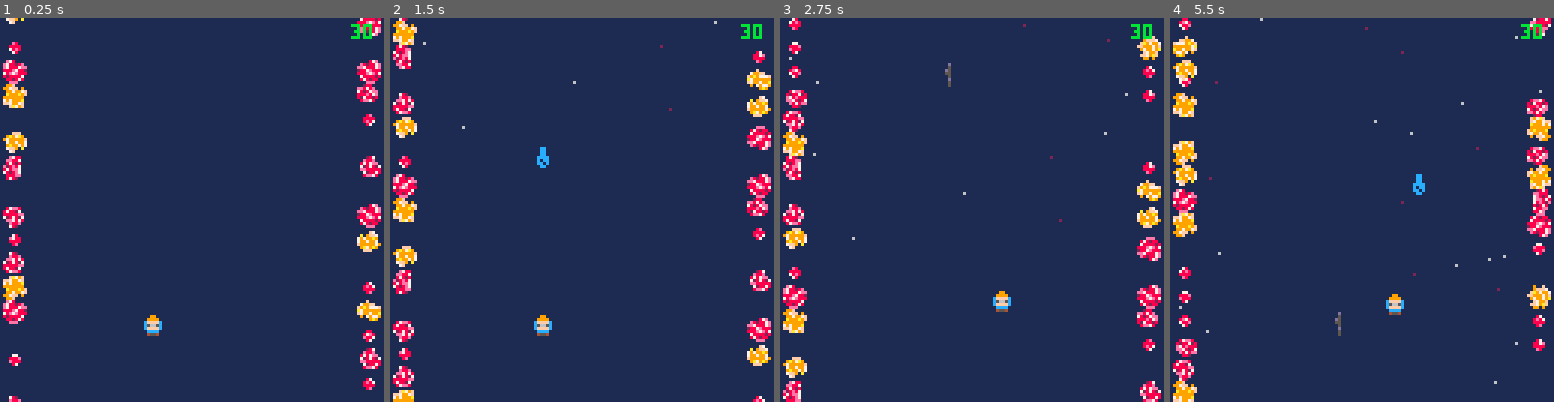
Above: before the commit, frames 1-4 (left to right).
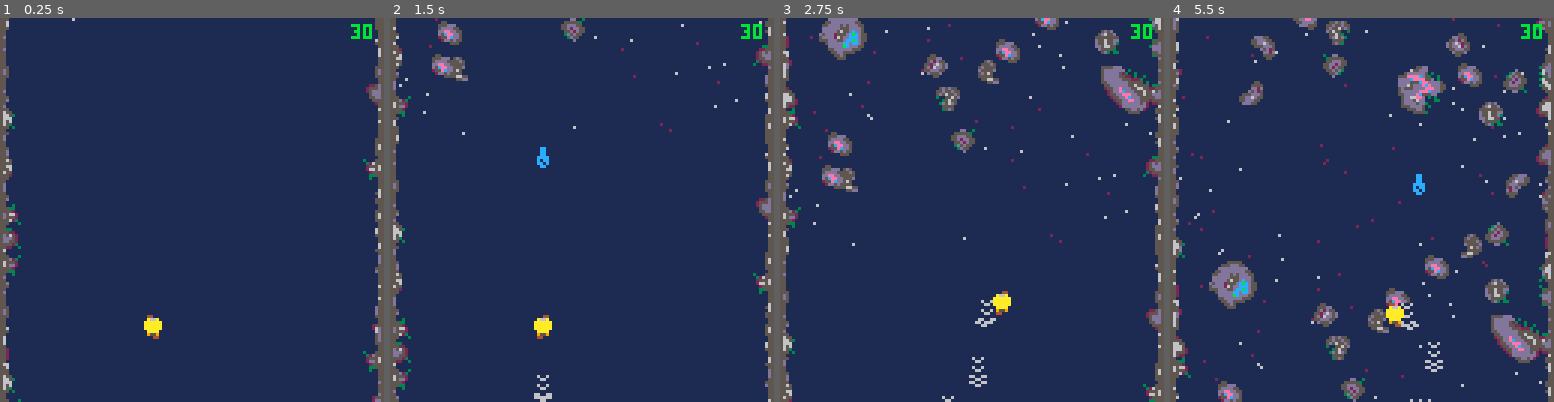
Above: after the commit, the same moments.

Repository: Mister-Oatbread/pico8_drg_game
Game: PICO-8 cartridge drg.p8
Same seed, same stepped clock (60 frames per second), same inputs: the game is played once before the commit and once after it.
Inputs:
- Up to frame 1 (0.25 s): no input
- Up to frame 2 (1.5 s): tap X (X key) at 0.33, 1.07 s; tap O (Z key) at 0.7 s
- Up to frame 3 (2.75 s): hold Right 1.6-2.1 s; tap O (Z key) at 1.7, 2.1, 2.5 s; tap X (X key) at 1.85 s; hold Up 2.15-2.42 s; hold Right from 2.47 s (still down)
- Up to frame 4 (5.5 s): tap O (Z key) every 0.4 s from 2.9 to 5.3 s; tap X (X key) at 2.97, 4.08, 5.2 s; release Right at 3.03 s; hold Left 3.08-3.58 s; hold Down 3.63-3.97 s; hold Right 4.02-4.68 s; hold Up 4.73-5.03 s; hold Left from 5.08 s (still down)

The runs differ from the first frame. In frame 1, 8.3% of the frame differs, in the area x 0-100%, y 0-100%; in frame 2, 10%; in frame 3, 14%; in frame 4, 18%.

Commit message:
obstacles work again, found bug where drills can mine resources even if empty

Diff:
--- a/build.lua
+++ b/build.lua
@@ -1,5 +1,3 @@
-function terrain_collisions()
-end
 function bottom_grunt(x,y)
 local frame=rnd(20)
 local up_down_frame=rnd(20)
@@ -529,58 +527,32 @@
 is_alive=is_alive,
 }
 end
-function new_drilled_ground()
-local list = new_entity_container()
-local function spawn(x,y)
-list.add({x=x,y=y})
-end
-local function update()
-if game_status=="playing" then
-for i=list.size(),1,-1 do
-list.get(i).y+=1
-if list.get(i).y>=230 then
-list.deletei(i)
-end
-end
-end
-end
-local function draw()
-for i=1,list.size() do
-spr(183,list.get(i).x,list.get(i).y)
-end
-end
-return {
-spawn=spawn,
-update=update,
-draw=draw,
-}
-end
 function new_entity_container()
-local list={}
+local entities={}
 local function add_entity(entity)
-add(list,entity)
-end
-local function get_list(i)
-return list[i]
+add(entities,entity)
+end
+local function get_entities(i)
+return entities[i]
 end
 local function delete_entity(entity)
-del(list,entity)
+del(entities,entity)
 end
 local function deletei_entity(i)
-deli(list,i)
-end
-local function size_list()
-return #list
+deli(entities,i)
+end
+local function size_entities()
+return #entities
 end
 local function replace_entity(i,new_entity)
-list[i]=new_entity
+entities[i]=new_entity
 end
 return {
 add=add_entity,
-get=get_list,
+get=get_entities,
 delete=delete_entity,
 deletei=deletei_entity,
-size=size_list,
+size=size_entities,
 replace=replace_entity,
 }
 end
@@ -1027,7 +999,6 @@
 function _init()
 player=new_player()
 projectiles=new_projectiles()
-drilled_ground=new_drilled_ground()
 resources=new_resources()
 map=new_map()
 game_logic=new_game_logic()
@@ -1038,17 +1009,22 @@
 points=0
 resource_spawn_rate=.01
 game_status="playing"
-resource_spawn_ratios = {
-1,
-1,
-1,
-}
-resource_spawn_probs = get_cum_probs(resource_spawn_ratios)
+resource_spawn_ratios={
+1,
+1,
+1,
+}
+obstacle_spawn_rate=.2
+obstacle_spawn_ratios={
+15,
+1,
+}
+obstacle_spawn_probs=get_cum_probs(obstacle_spawn_ratios)
+resource_spawn_probs=get_cum_probs(resource_spawn_ratios)
 performance_monitor.reset_cpu_load()
 projectiles.update()
 resources.update()
 map.update()
-drilled_ground.update()
 player.update()
 game_logic.update()
 performance_monitor.register_load()
@@ -1058,7 +1034,8 @@
 camera(101,101)
 map.draw_terrain()
 map.draw_wall()
-drilled_ground.draw()
+map.draw_obstacles()
+map.draw_drilled_ground()
 resources.draw()
 projectiles.draw()
 player.draw()
@@ -1068,7 +1045,7 @@
 end
 function new_map()
 local function create_wall(x,y)
-local sprite=136+flr(rnd(4))+16*flr(rnd(4))
+local sprite=64+flr(rnd(4))+16*flr(rnd(4))
 return {
 sprite=sprite,
 x=x,
@@ -1082,6 +1059,8 @@
 local terrain=new_entity_container()
 local walls=new_entity_container()
 local super_walls=new_entity_container()
+local drilled_ground=new_entity_container()
+local obstacles=new_entity_container()
 for x=102,220,118 do
 for y=91,228,8 do
 walls.add(create_wall(x,y))
@@ -1100,6 +1079,28 @@
 color=color,
 x=x,
 y=94,
+}
+end
+local function spawn_drilled_ground(x,y)
+drilled_ground.add({x=x,y=y})
+end
+local function spawn_obstacle(x,y)
+local sprite,sprites,size
+if rnd(1)<obstacle_spawn_probs[1] then
+sprites={68,69,70,71,84,85,86,87,100,101,116,117}
+size=1
+else
+sprites={72,74,102,104,106}
+size=2
+end
+sprite=sprites[flr(rnd(#sprites))+1]
+return {
+sprite=sprite,
+x=x,
+y=y,
+size=size,
+x_flip=rnd(2)<1,
+y_flip=rnd(2)<1,
 }
 end
 local function update()
@@ -1119,8 +1120,23 @@
 terrain.deletei(i)
 end
 end
-if rnd()<.2 then
+for i=drilled_ground.size(),1,-1 do
+drilled_ground.get(i).y+=1
+if drilled_ground.get(i).y>=230 then
+drilled_ground.deletei(i)
+end
+end
+if rnd()<.8 then
 terrain.add(spawn_pebble())
+end
+for i=obstacles.size(),1,-1 do
+obstacles.get(i).y+=1;
+if obstacles.get(i).y>=230 then
+obstacles.deletei(i)
+end
+end
+if rnd()<obstacle_spawn_rate then
+obstacles.add(spawn_obstacle(flr(rnd(120))+101,81))
 end
 end
 end
@@ -1144,7 +1160,7 @@
 local function draw_super_wall()
 for i=1,super_walls.size() do
 spr(
-167,
+61,
 super_walls.get(i).x,
 super_walls.get(i).y,
 1,1,false,false
@@ -1158,64 +1174,34 @@
 pset(terrain_piece.x,terrain_piece.y,terrain_piece.color)
 end
 end
+local function draw_drilled_ground()
+for i=1,drilled_ground.size() do
+spr(52,drilled_ground.get(i).x,drilled_ground.get(i).y)
+end
+end
+local function draw_obstacles()
+local obstacle
+for i=1,obstacles.size() do
+obstacle=obstacles.get(i)
+spr(
+obstacle.sprite,
+obstacle.x,
+obstacle.y,
+obstacle.size,
+obstacle.size,
+obstacle.x_flip,
+obstacle.y_flip
+)
+end
+end
 return {
 update=update,
 draw_wall=draw_wall,
 draw_super_wall=draw_super_wall,
 draw_terrain=draw_terrain,
-}
-end
-function new_obstacles()
-local list={}
-local sprites_small={67,68,83,84,99,100,115,116}
-local sprites_big={69,71,101,103}
-local function spawn(x,y)
-local sprite,sprites,size
-if rnd(1)<obstacle_spawn_probs[1] then
-sprites=sprites_small
-size=1
-else
-sprites=sprites_big
-size=2
-end
-sprite=sprites[flr(rnd(#sprites))+1]
-return {
-sprite=sprite,
-x=x,
-y=y,
-size=size,
-x_flip=rnd(2)<1,
-y_flip=rnd(2)<1,
-}
-end
-local function update()
-if game_status=="playing" then
-for i=#list,1,-1 do
-list[i].y+=1;
-if list[i].y>=230 then
-deli(list,i)
-end
-end
-if rnd(1)<obstacle_spawn_rate then
-add(list,spawn(flr(rnd(120))+101,81))
-end
-end
-end
-local function draw()
-local sprite,x,y,size,x_flip,y_flip
-for i=1,#list do
-sprite=list[i].sprite
-x=list[i].x
-y=list[i].y
-size=list[i].size
-x_flip=list[i].x_flip
-y_flip=list[i].y_flip
-spr(sprite,x,y,size,size,x_flip,y_flip)
-end
-end
-return {
-update=update,
-draw=draw,
+draw_drilled_ground=draw_drilled_ground,
+draw_obstacles=draw_obstacles,
+spawn_drilled_ground=spawn_drilled_ground,
 }
 end
 function new_performance_monitor()
@@ -1330,10 +1316,13 @@
 end
 end
 end
+local function mine()
+return true
+end
 local function drill()
 local sound
 if (fuel>0) then
-drilled_ground.spawn(x,y-1)
+map.spawn_drilled_ground(x,y-2)
 fuel-=1
 end
 end
@@ -1449,8 +1438,20 @@
 end
 if player.health <= 0 then game_status = "end_screen" end
 end
+local function draw_gun()
+pset(x+6,y,5)
+pset(x+6,y+1,5)
+end
+local function draw_drills()
+pset(x+6,y,5)
+pset(x+6,y+1,5)
+pset(x+5,y,5)
+pset(x+2,y,5)
+pset(x+1,y,5)
+pset(x+1,y+1,5)
+end
 local function update_player_animation()
-local moving,x_flip,sprinting
+local moving,x_flip
 if game_status=="playing" then
 moving=(not is.moving.down
 or is.moving.left or is.moving.right)
@@ -1458,24 +1459,17 @@
 moving=(is.moving.down or is.moving.up
 or is.moving.left or is.moving.right)
 end
-sprinting=game_status=="playing" and is.moving.up
-local sprite=49
+local sprite=48
+local speed=1
+if game_status=="playing" and is.moving.up then speed=2 end
 if moving then sprite+=1 end
-if is.shooting then sprite+=2 end
-if is.drilling then sprite+=5 end
-use_alt_sprite=moving_frame>=8
-moving_frame=(moving_frame+1)%16
-if sprinting then moving_frame=(moving_frame+1)%16 end
-if moving then
-if is.shooting then
-x_flip=false
-if use_alt_sprite then sprite+=1 end
-else
-x_flip=use_alt_sprite
-end
-end
-if is_hit then current_sprite-=16 end
+x_flip=moving_frame>=8
+moving_frame=(moving_frame+speed)%16
+if is_hit then pal(8,10) end
 spr(sprite,x,y,1,1,x_flip,false)
+pal()
+if is.shooting then draw_gun() end
+if is.drilling then draw_drills() end
 end
 local function draw()
 update_player_animation()
@@ -1787,22 +1781,22 @@
 function new_resources()
 local list=new_entity_container()
 local function create(x,y)
-local sprite,sprites,hitbox,res_type
+local sprite,sprites,hitbox,res_type,start_sprite
 local decision=rnd(1)
 if decision<resource_spawn_probs[1] then
-sprites={64,80,96,112}
+start_sprite=136
 hitbox={x={3,6},y={3,6}}
 res_type="red_sugar"
 elseif decision<resource_spawn_probs[2] then
-sprites={65,81,97,113}
+start_sprite=152
 hitbox={x={1,8},y={1,8}}
 res_type="nitra"
 else
-sprites={66,82,98,114}
+start_sprite=168
 hitbox={x={1,8},y={1,8}}
 res_type="gold"
 end
-sprite=sprites[flr(rnd(#sprites))+1]
+sprite=start_sprite+flr(rnd(4))
 return {
 sprite=sprite,
 x=x,
--- a/drg.p8
+++ b/drg.p8
@@ -19,14 +19,14 @@
 000000007704407000233200000000033000000000000000000030000b00b00b0b0000b0000bb0b0b00bb0000000000000000000000000000ffffff000787000
 00000000002442070000000000000000000000000000000000000000bb000bbbb000bbb0000b0000b000b00000000000000000000000000000cffc0000070000
 000000000004400000000000000000000000000000000000000000000bbbbbb0bbbb0000000b0000b000b0000000000000000000000000000000000000000000
-00000000004400000009900000499000099999900000000000000000bbbb00000000000000000000000000000000000000000000000000000077000000077000
+00000000004400000009900000d99000099999900000000000000000bbbb00000000000000000000000000000000000000000000000000000077000000077000
 00ffff0000ffff000098890000988900999a99990000000000000000000000000000000000000000000000000000000000000000000000000799700007755700
 03ffff3003ffff300486684004866840999999990000000000000000000000000000000000000033300000000000003330000000000000007999970073357000
 035ff530035ff53004888840048888409a9999a90000000000000000000000000000000000000333330000000000033333000000000000007666670073337000
-0355553003555530046886400468864099999999000000000000000000000000000000000000b33333b000000000b33333b0000000000000766667007b337000
+0355553003555530048888400488884099999999000000000000000000000000000000000000b33333b000000000b33333b0000000000000766667007b337000
 003333000033330000444400004444009999999900000000000000000000000000000000007bb33333bb7000000b7333337b0000000000007666670073b37000
 00655600006556000065560000655600999a99990000000000000000000000000000000006677333337766000006677377660000000000000777700007770000
-0000000000004400000000000000440009999990000000000000000000000000000000000006663336660000000bb66366bb0000000000000000000000000000
+0000000000004400000000000000dd0009999990000000000000000000000000000000000006663336660000000bb66366bb0000000000000000000000000000
 00000000004400000009900000d99000016116100111111000000000000000000000000000007733377000000000773337700000555500000077700007777700
 00a66a0000a66a000099990000999900011661100111111000000000000000000000000000776663666770000007666366670000555500000799970077777770
 0aaaaaa00aaaaaa00cffffc00cffffc00111111000000000000000000000000000000000076600333006670000660033300660005555000079a9a97007777700
@@ -99,14 +99,14 @@
 0000000000000000e2e200000c0bcc000eeeeec008808800000000000000000000087000878827000997997f000000000776666000777600000000000ccccccc
 0000000000000000002e00e20c00c000000eeee000008888000000000000000000000000087ee800997ff090000000000077770000000000000000000ceecec0
 00000000000000000000002e0cccb0000000ce000000008800000000000000000000000000000000099f000000000000000000000000000000000000000cce00
-0002c20000233320002aaa2000292000028888820000000000000000000000000000000000000000000000000000000000000000000000000000000000000000
-002cc2000232023202a202a200292000028200000000000000000000000000000000000000000000000000000000000000000000000000000000000000000000
-02c2c20000000232000002a202920000028200000000000000000000009999999999999999999999999999999000000999999999999999999999999999990000
-0002c200000002320002aa2002922920002888200000000000000000009aaaaaaa9aaaaaaa9aaaaaa9aaaaaa90000009aaaaaa9aaaaaa9aaaaaa9aa99aa90000
-0002c20000002320000002a202999992000002820000000000000000049aaaaaaa9aaaaaaa9aaaaaa9aaaaaa94444449aaaaaa9aaaaaa9aaaaaa9aa99aa94400
-0002c20000023200000002a200002920000002820000000000000000049aaa99aa9aa999999aa99999aa99aa94444449aa99aa9aa99aa9aa99aa9aa9aa994400
-0002c2000023200002a202a2000029200282028200000000000000000499aa99aa9aa999999aa99999aa99aa94444449aa99aa9aa99aa9aa99999aa9aa994400
-02ccccc202333332002aaa20000029200028882000000000000000000449aa99aa9aaaaaaa9aaaaaa9aa9aaa94444449aa9aaa9aa99aa9aa99999aaaaaa94400
+0006c60000633360006aaa6000696000068888860000000000000000000000000000000000000000000000000000000000000000000000000000000000000000
+006cc6000636063606a606a600696000068600000000000000000000000000000000000000000000000000000000000000000000000000000000000000000000
+06c6c60000000636000006a606960000068600000000000000000000009999999999999999999999999999999000000999999999999999999999999999990000
+0006c600000006360006aa6006966960006888600000000000000000009aaaaaaa9aaaaaaa9aaaaaa9aaaaaa90000009aaaaaa9aaaaaa9aaaaaa9aa99aa90000
+0006c60000006360000006a606999996000006860000000000000000049aaaaaaa9aaaaaaa9aaaaaa9aaaaaa94444449aaaaaa9aaaaaa9aaaaaa9aa99aa94400
+0006c60000063600000006a600006960000006860000000000000000049aaa99aa9aa999999aa99999aa99aa94444449aa99aa9aa99aa9aa99aa9aa9aa994400
+0006c6000063600006a606a6000069600686068600000000000000000499aa99aa9aa999999aa99999aa99aa94444449aa99aa9aa99aa9aa99999aa9aa994400
+06ccccc606333336006aaa60000069600068886000000000000000000449aa99aa9aaaaaaa9aaaaaa9aa9aaa94444449aa9aaa9aa99aa9aa99999aaaaaa94400
 755555555544555555575545555555555555555700000000000000000449aa99aa9aaaaaaa9aaaaaa9aa9aaa94444449aa9aaa9aa99aa9aa99999aaaaaa94400
 7775757554ff457775777544457757775777577700000000000000000449aa99aa9aa999999aa99999aa999994444449aa9aa99aa99aa9aa99999aa99aa94400
 7575757554ff45557557554f457557575557575700000000000000000449aa99aa9aa999999aa99999aa944444444449aa9aaa9aa99aa9aa99aa9aa99aa94400
--- a/src/collisions.lua
+++ /dev/null
@@ -1,11 +0,0 @@
-
-
--- this file provides collision handling between the player and other stuff
-
--- this function calculates the player collision points based on the current
--- player position
-function terrain_collisions()
-
-
-    -- checks whether the terrain colors are intercepting
-end
--- a/src/drilled_ground.lua
+++ /dev/null
@@ -1,32 +0,0 @@
-
-
-function new_drilled_ground()
-    local list = new_entity_container()
-
-    local function spawn(x,y)
-        list.add({x=x,y=y})
-    end
-
-    local function update()
-        if game_status=="playing" then
-            for i=list.size(),1,-1 do
-                list.get(i).y+=1
-                if list.get(i).y>=230 then
-                    list.deletei(i)
-                end
-            end
-        end
-    end
-
-    local function draw()
-        for i=1,list.size() do
-            spr(183,list.get(i).x,list.get(i).y)
-        end
-    end
-
-    return {
-        spawn=spawn,
-        update=update,
-        draw=draw,
-    }
-end
--- a/src/entity_container.lua
+++ b/src/entity_container.lua
@@ -3,38 +3,38 @@
 -- framework that allows to expose basic operations on entity register
 -- of any closure
 function new_entity_container()
-    local list={}
+    local entities={}
 
     local function add_entity(entity)
-        add(list,entity)
+        add(entities,entity)
     end
 
-    local function get_list(i)
-        return list[i]
+    local function get_entities(i)
+        return entities[i]
     end
 
     local function delete_entity(entity)
-        del(list,entity)
+        del(entities,entity)
     end
 
     local function deletei_entity(i)
-        deli(list,i)
+        deli(entities,i)
     end
 
-    local function size_list()
-        return #list
+    local function size_entities()
+        return #entities
     end
 
     local function replace_entity(i,new_entity)
-        list[i]=new_entity
+        entities[i]=new_entity
     end
 
     return {
         add=add_entity,
-        get=get_list,
+        get=get_entities,
         delete=delete_entity,
         deletei=deletei_entity,
-        size=size_list,
+        size=size_entities,
         replace=replace_entity,
     }
 end
--- a/src/main.lua
+++ b/src/main.lua
@@ -3,7 +3,6 @@
 function _init()
     player=new_player()
     projectiles=new_projectiles()
-    drilled_ground=new_drilled_ground()
     resources=new_resources()
     map=new_map()
 
@@ -18,21 +17,27 @@
     points=0
     resource_spawn_rate=.01
     game_status="playing"
-    resource_spawn_ratios = {
+    resource_spawn_ratios={
         1, -- red_sugar
         1, -- nitra
 
     -- activate secondary palette
         1, -- gold
     }
-    resource_spawn_probs = get_cum_probs(resource_spawn_ratios)
+    obstacle_spawn_rate=.2
+    obstacle_spawn_ratios={
+        15, -- small
+        1, -- big
+    }
+
+    obstacle_spawn_probs=get_cum_probs(obstacle_spawn_ratios)
+    resource_spawn_probs=get_cum_probs(resource_spawn_ratios)
     -- hacky stuff end
 
     performance_monitor.reset_cpu_load()
     projectiles.update()
     resources.update()
     map.update()
-    drilled_ground.update()
     player.update()
 
     game_logic.update()
@@ -45,7 +50,8 @@
     camera(101,101)
     map.draw_terrain()
     map.draw_wall()
-    drilled_ground.draw()
+    map.draw_obstacles()
+    map.draw_drilled_ground()
     resources.draw()
     projectiles.draw()
     player.draw()
--- a/src/map.lua
+++ b/src/map.lua
@@ -3,12 +3,13 @@
 -- this file contains the needed files to generate the rolling background
 
 function new_map()
+    -- create walls needs to come first
 
     -- takes x,y coord and creates a random wall sprite with random x flip and
     -- according orientation for wall
     local function create_wall(x,y)
         -- choose one of the sprites
-        local sprite=136+flr(rnd(4))+16*flr(rnd(4))
+        local sprite=64+flr(rnd(4))+16*flr(rnd(4))
         return {
             sprite=sprite,
             x=x,
@@ -27,6 +28,8 @@
     local terrain=new_entity_container()
     local walls=new_entity_container()
     local super_walls=new_entity_container()
+    local drilled_ground=new_entity_container()
+    local obstacles=new_entity_container()
 
     -- initialize walls with random sprite
     for x=102,220,118 do
@@ -53,6 +56,30 @@
         }
     end
 
+    local function spawn_drilled_ground(x,y)
+        drilled_ground.add({x=x,y=y})
+    end
+
+    local function spawn_obstacle(x,y)
+        local sprite,sprites,size
+        if rnd(1)<obstacle_spawn_probs[1] then
+            sprites={68,69,70,71,84,85,86,87,100,101,116,117}
+            size=1
+        else
+            sprites={72,74,102,104,106}
+            size=2
+        end
+        sprite=sprites[flr(rnd(#sprites))+1]
+        return {
+            sprite=sprite,
+            x=x,
+            y=y,
+            size=size,
+            x_flip=rnd(2)<1,
+            y_flip=rnd(2)<1,
+        }
+    end
+
     -- slides the floor one frame to the bottom, and realigns the floor if needed
     local function update()
         local wall,terrain_piece
@@ -71,8 +98,23 @@
                     terrain.deletei(i)
                 end
             end
-            if rnd()<.2 then
+            for i=drilled_ground.size(),1,-1 do
+                drilled_ground.get(i).y+=1
+                if drilled_ground.get(i).y>=230 then
+                    drilled_ground.deletei(i)
+                end
+            end
+            if rnd()<.8 then
                 terrain.add(spawn_pebble())
+            end
+            for i=obstacles.size(),1,-1 do
+                obstacles.get(i).y+=1;
+                if obstacles.get(i).y>=230 then
+                    obstacles.deletei(i)
+                end
+            end
+            if rnd()<obstacle_spawn_rate then
+                obstacles.add(spawn_obstacle(flr(rnd(120))+101,81))
             end
         end
     end
@@ -98,7 +140,7 @@
     local function draw_super_wall()
         for i=1,super_walls.size() do
             spr(
-                167,
+                61,
                 super_walls.get(i).x,
                 super_walls.get(i).y,
                 1,1,false,false
@@ -114,10 +156,35 @@
         end
     end
 
+    local function draw_drilled_ground()
+        for i=1,drilled_ground.size() do
+            spr(52,drilled_ground.get(i).x,drilled_ground.get(i).y)
+        end
+    end
+
+    local function draw_obstacles()
+        local obstacle
+        for i=1,obstacles.size() do
+            obstacle=obstacles.get(i)
+            spr(
+                obstacle.sprite,
+                obstacle.x,
+                obstacle.y,
+                obstacle.size,
+                obstacle.size,
+                obstacle.x_flip,
+                obstacle.y_flip
+            )
+        end
+    end
+
     return {
         update=update,
         draw_wall=draw_wall,
         draw_super_wall=draw_super_wall,
         draw_terrain=draw_terrain,
+        draw_drilled_ground=draw_drilled_ground,
+        draw_obstacles=draw_obstacles,
+        spawn_drilled_ground=spawn_drilled_ground,
     }
 end
--- a/src/obstacles.lua
+++ /dev/null
@@ -1,60 +0,0 @@
-
-
--- this file takes care of spawning obstacles
-function new_obstacles()
-    local list={}
-    local sprites_small={67,68,83,84,99,100,115,116}
-    local sprites_big={69,71,101,103}
-
-    local function spawn(x,y)
-        local sprite,sprites,size
-        if rnd(1)<obstacle_spawn_probs[1] then
-            sprites=sprites_small
-            size=1
-        else
-            sprites=sprites_big
-            size=2
-        end
-        sprite=sprites[flr(rnd(#sprites))+1]
-        return {
-            sprite=sprite,
-            x=x,
-            y=y,
-            size=size,
-            x_flip=rnd(2)<1,
-            y_flip=rnd(2)<1,
-        }
-    end
-
-    local function update()
-        if game_status=="playing" then
-            for i=#list,1,-1 do
-                list[i].y+=1;
-                if list[i].y>=230 then
-                    deli(list,i)
-                end
-            end
-            if rnd(1)<obstacle_spawn_rate then
-                add(list,spawn(flr(rnd(120))+101,81))
-            end
-        end
-    end
-
-    local function draw()
-        local sprite,x,y,size,x_flip,y_flip
-        for i=1,#list do
-            sprite=list[i].sprite
-            x=list[i].x
-            y=list[i].y
-            size=list[i].size
-            x_flip=list[i].x_flip
-            y_flip=list[i].y_flip
-            spr(sprite,x,y,size,size,x_flip,y_flip)
-        end
-    end
-
-    return {
-        update=update,
-        draw=draw,
-    }
-end
--- a/src/player.lua
+++ b/src/player.lua
@@ -96,10 +96,14 @@
         end
     end
 
+    local function mine()
+        return true
+    end
+
     local function drill()
         local sound
         if (fuel>0) then
-            drilled_ground.spawn(x,y-1)
+            map.spawn_drilled_ground(x,y-2)
             fuel-=1
             -- local drill_box=get_damaging_drills_hitbox()
             -- local creature_box,creature
@@ -251,9 +255,23 @@
         if player.health <= 0 then game_status = "end_screen" end
     end
 
+    local function draw_gun()
+        pset(x+6,y,5)
+        pset(x+6,y+1,5)
+    end
+
+    local function draw_drills()
+        pset(x+6,y,5)
+        pset(x+6,y+1,5)
+        pset(x+5,y,5)
+        pset(x+2,y,5)
+        pset(x+1,y,5)
+        pset(x+1,y+1,5)
+    end
+
     -- chooses the current sprite for the player
     local function update_player_animation()
-        local moving,x_flip,sprinting
+        local moving,x_flip
         if game_status=="playing" then
             moving=(not is.moving.down
                 or is.moving.left or is.moving.right)
@@ -262,25 +280,20 @@
             moving=(is.moving.down or is.moving.up
                 or is.moving.left or is.moving.right)
         end
-        sprinting=game_status=="playing" and is.moving.up
-        local sprite=49
+        local sprite=48
+        local speed=1
+        if game_status=="playing" and is.moving.up then speed=2 end
+
         if moving then sprite+=1 end
-        if is.shooting then sprite+=2 end
-        if is.drilling then sprite+=5 end
-        use_alt_sprite=moving_frame>=8
-        moving_frame=(moving_frame+1)%16
-        if sprinting then moving_frame=(moving_frame+1)%16 end
-
-        if moving then
-            if is.shooting then
-                x_flip=false
-                if use_alt_sprite then sprite+=1 end
-            else
-                x_flip=use_alt_sprite
-            end
-        end
-        if is_hit then current_sprite-=16 end
+
+        x_flip=moving_frame>=8
+        moving_frame=(moving_frame+speed)%16
+
+        if is_hit then pal(8,10) end
         spr(sprite,x,y,1,1,x_flip,false)
+        pal()
+        if is.shooting then draw_gun() end
+        if is.drilling then draw_drills() end
     end
 
     -- draws player based on current state
--- a/src/resources.lua
+++ b/src/resources.lua
@@ -1,28 +1,29 @@
+
 
 
 function new_resources()
     local list=new_entity_container()
 
     local function create(x,y)
-        local sprite,sprites,hitbox,res_type
+        local sprite,sprites,hitbox,res_type,start_sprite
         local decision=rnd(1)
         if decision<resource_spawn_probs[1] then
             -- red sugar
-            sprites={64,80,96,112}
+            start_sprite=136
             hitbox={x={3,6},y={3,6}}
             res_type="red_sugar"
         elseif decision<resource_spawn_probs[2] then
             -- nitra
-            sprites={65,81,97,113}
+            start_sprite=152
             hitbox={x={1,8},y={1,8}}
             res_type="nitra"
         else
             -- gold
-            sprites={66,82,98,114}
+            start_sprite=168
             hitbox={x={1,8},y={1,8}}
             res_type="gold"
         end
-        sprite=sprites[flr(rnd(#sprites))+1]
+        sprite=start_sprite+flr(rnd(4))
         return {
             sprite=sprite,
             x=x,
